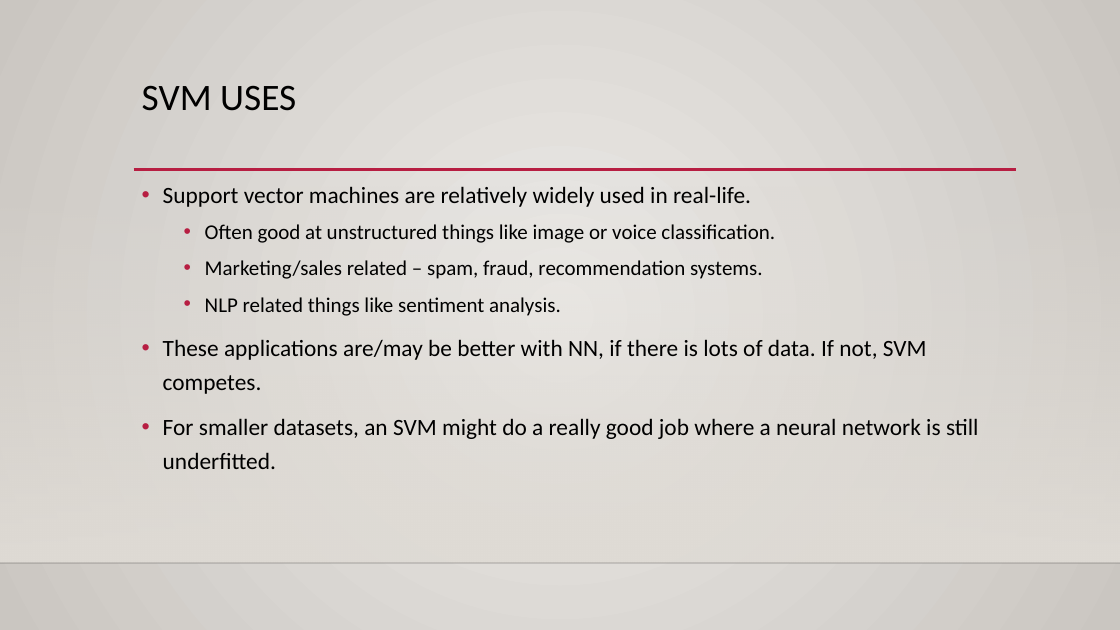
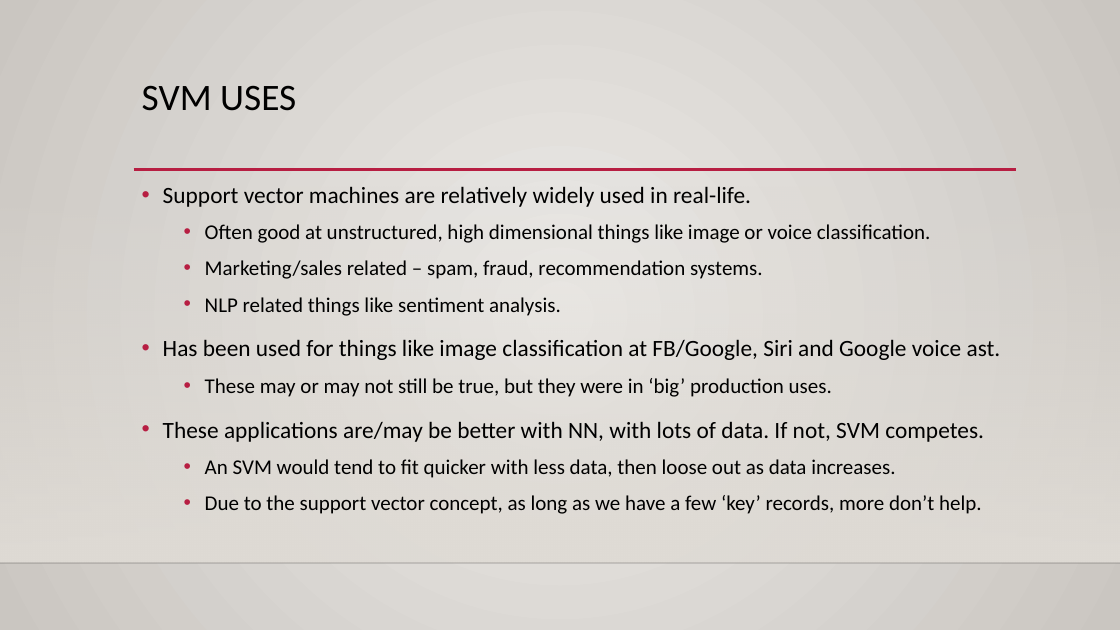
Before and after one commit to glennybarnes/Intro_to_Machine_Learning_Students, a slide deck: slide 24 of reference_content/Slides/010_SVM_class.pptx (slide 17 before the commit). Drawn at 1120x630 pixels with LibreOffice and Linux fonts; fonts in the diff are those of the drawing; background and template pictures are left out. Boxes give left, top, right and bottom in pixels: in the first picture for what was removed or moved away, otherwise in the second. Text is boxed around its words. In the diff, an @@ line names an element or a change of style, - is before the commit and + after.

```diff
--- a/reference_content/Slides/010_SVM_class.pptx
+++ b/reference_content/Slides/010_SVM_class.pptx
@@ text at (205, 224, 931, 243): text changed @@
-  • Often good at unstructured things like image or voice classification.
+  • Often good at unstructured, high dimensional things like image or voice classification.
@@ text at (163, 339, 1001, 514): text changed; size 20 to 18 pt @@
-• These applications are/may be better with NN, if there is lots of data. If not, SVM competes.
-• For smaller datasets, an SVM might do a really good job where a neural network is still underfitted.
+• Has been used for things like image classification at FB/Google, Siri and Google voice ast.
+  • These may or may not still be true, but they were in ‘big’ production uses.
+• These applications are/may be better with NN, with lots of data. If not, SVM competes.
+  • An SVM would tend to fit quicker with less data, then loose out as data increases.
+  • Due to the support vector concept, as long as we have a few ‘key’ records, more don’t help.
```
Also in this commit, not shown: 6 other slides changed, 11 slides added, 5 other files.
